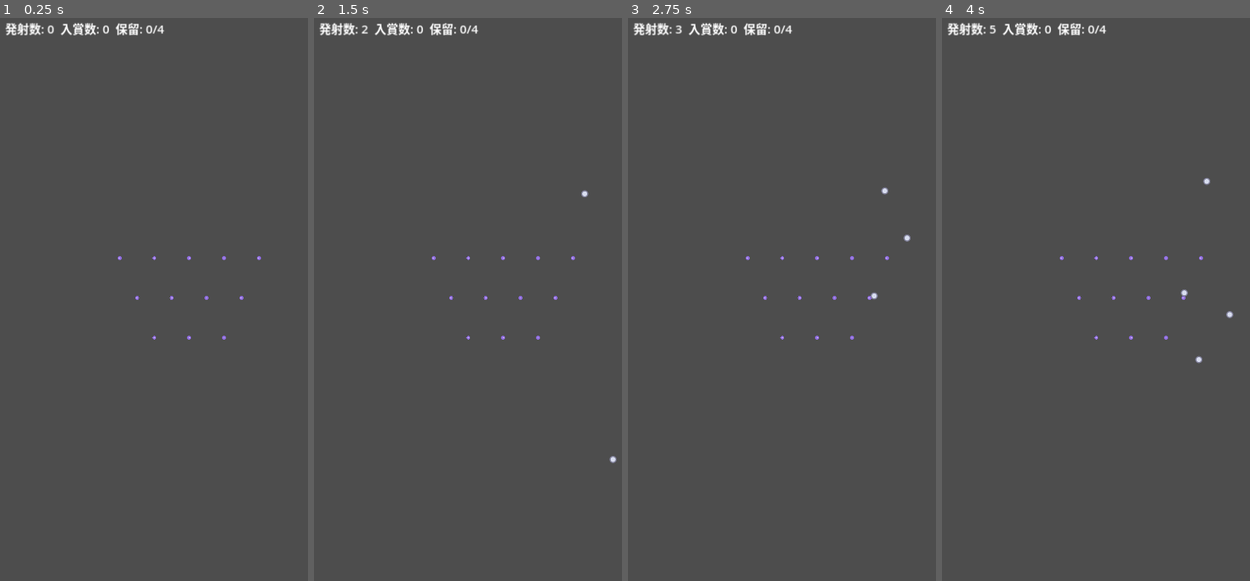
Above: before the commit, frames 1-4 (left to right).
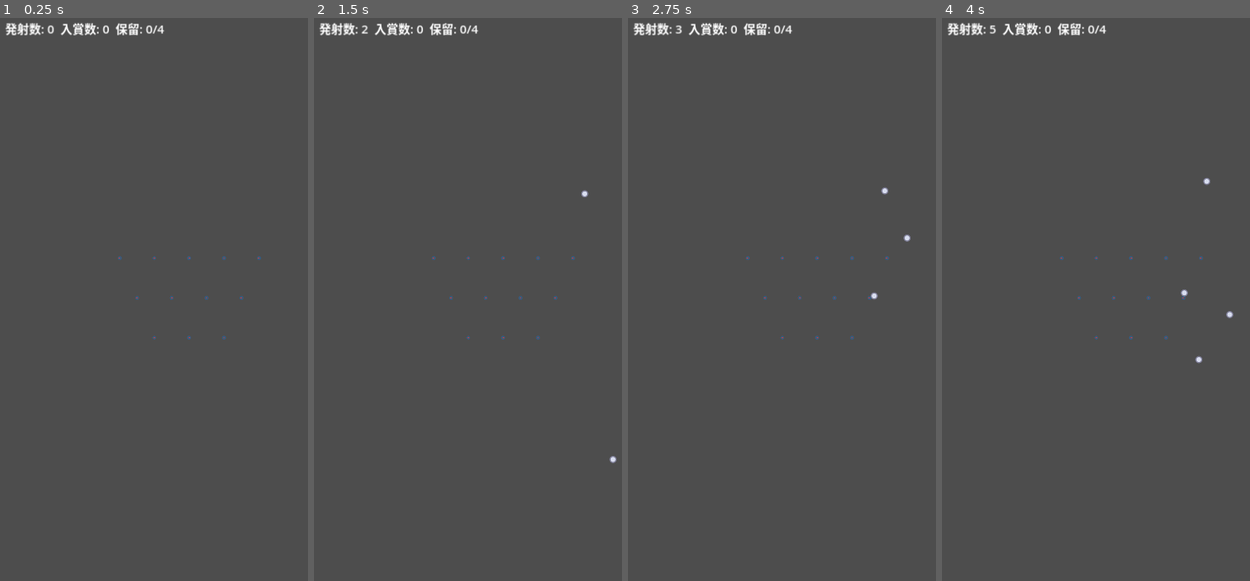
Above: after the commit, the same moments.

Repository: mtht90/crop
Game: Godot game, scene res://scenes/Main.tscn
Two runs of this game, one before a commit and one after it. Both use one fixed random seed, a clock stepped at 60 frames per second and the inputs below.
Inputs:
- Up to frame 1 (0.25 s): no input
- Up to frame 2 (1.5 s): tap Enter at 0.5 s; hold Space (launch_ball) 0.53-1.28 s; tap Space (launch_ball) at 1.35 s
- Up to frame 3 (2.75 s): hold Space (launch_ball) from 2.03 s (still down)
- Up to frame 4 (4 s): tap Enter at 2.75 s; release Space (launch_ball) at 2.78 s; tap Space (launch_ball) at 2.85 s; hold Space (launch_ball) from 3.53 s (still down)

The runs differ from the first frame. In frame 1, less than 0.1% of the frame differs, in the area x 38-85%, y 42-58%; in frame 2, less than 0.1%; in frame 3, less than 0.1%; in frame 4, less than 0.1%.

Commit message:
Rework worldview: 富岳 -銀河防衛戦線 ラスト・ディフェンダー-
Replace the thunder/storm concept with a mecha space-opera worldview per
user direction, prioritizing visual identity over narrative depth:
- gunmetal/steel-blue base, red warning lights for holds, gold for the
  jackpot awakening cut-in ("SYSTEM: MAXIMUM")
- base command room stage, ally mecha cut-in reach, ST rush as
  "超・銀河決戦モード"
- update project.godot title/description, icon, and peg placeholder colors
  to match the new palette
- scale back Kling free-tier usage to background-only footage, keep
  character/mecha cuts as self-made 2D + CG particle work

Co-Authored-By: Claude Sonnet 5 <noreply@anthropic.com>
Claude-Session: https://claude.ai/code/session_01Xa9hTTjiaH3qvi6Z4PM8ws

Diff:
--- a/pachinko/icon.svg
+++ b/pachinko/icon.svg
@@ -1,5 +1,7 @@
 <svg xmlns="http://www.w3.org/2000/svg" viewBox="0 0 128 128" width="128" height="128">
-  <rect width="128" height="128" rx="20" fill="#12081f"/>
-  <polygon points="70,10 34,68 58,68 46,118 100,52 72,52" fill="#c9a4ff"/>
-  <polygon points="70,10 34,68 58,68 46,118 100,52 72,52" fill="none" stroke="#f6c453" stroke-width="3"/>
+  <rect width="128" height="128" rx="20" fill="#12161c"/>
+  <circle cx="64" cy="64" r="46" fill="none" stroke="#3a5a78" stroke-width="4"/>
+  <polygon points="64,20 84,58 64,52 44,58" fill="#f6c453"/>
+  <polygon points="64,108 44,70 64,76 84,70" fill="#f6c453"/>
+  <circle cx="64" cy="64" r="10" fill="#d1273b"/>
 </svg>
--- a/pachinko/project.godot
+++ b/pachinko/project.godot
@@ -10,8 +10,8 @@
 
 [application]
 
-config/name="Thunder Ascension - AAA Pachinko Simulator"
-config/description="蒼雷絶界 -THUNDER ASCENSION- : 完全オリジナル世界観のデジパチシミュレーター(プロトタイプ)"
+config/name="Fugaku - AAA Pachinko Simulator"
+config/description="富岳 -銀河防衛戦線 ラスト・ディフェンダー- : 完全オリジナル世界観のデジパチシミュレーター(プロトタイプ)"
 run/main_scene="res://scenes/Main.tscn"
 config/features=PackedStringArray("4.3", "GL Compatibility")
 config/icon="res://icon.svg"
--- a/pachinko/scripts/Peg.gd
+++ b/pachinko/scripts/Peg.gd
@@ -10,5 +10,5 @@
 	hit.emit(self, ball)
 
 func _draw() -> void:
-	draw_circle(Vector2.ZERO, radius, Color(0.55, 0.42, 0.85))
-	draw_circle(Vector2.ZERO, radius * 0.35, Color(0.85, 0.75, 1.0))
+	draw_circle(Vector2.ZERO, radius, Color(0.23, 0.35, 0.47))
+	draw_circle(Vector2.ZERO, radius * 0.35, Color(0.82, 0.24, 0.24))
Not shown, changed: pachinko/README.md
Not shown, changed: pachinko/docs/phase0-worldview.md
